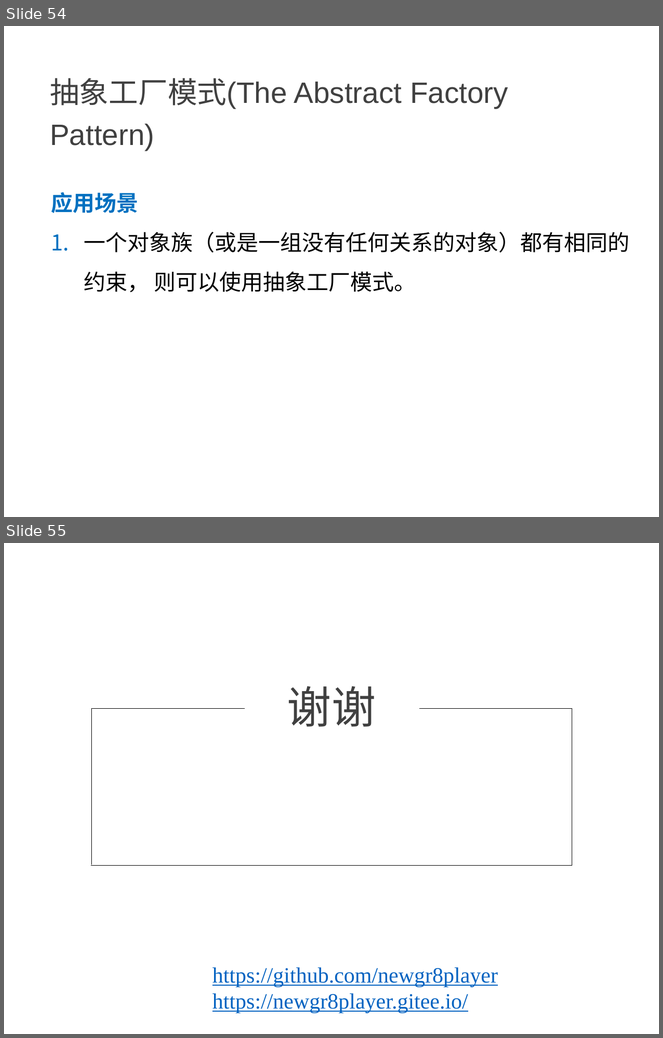
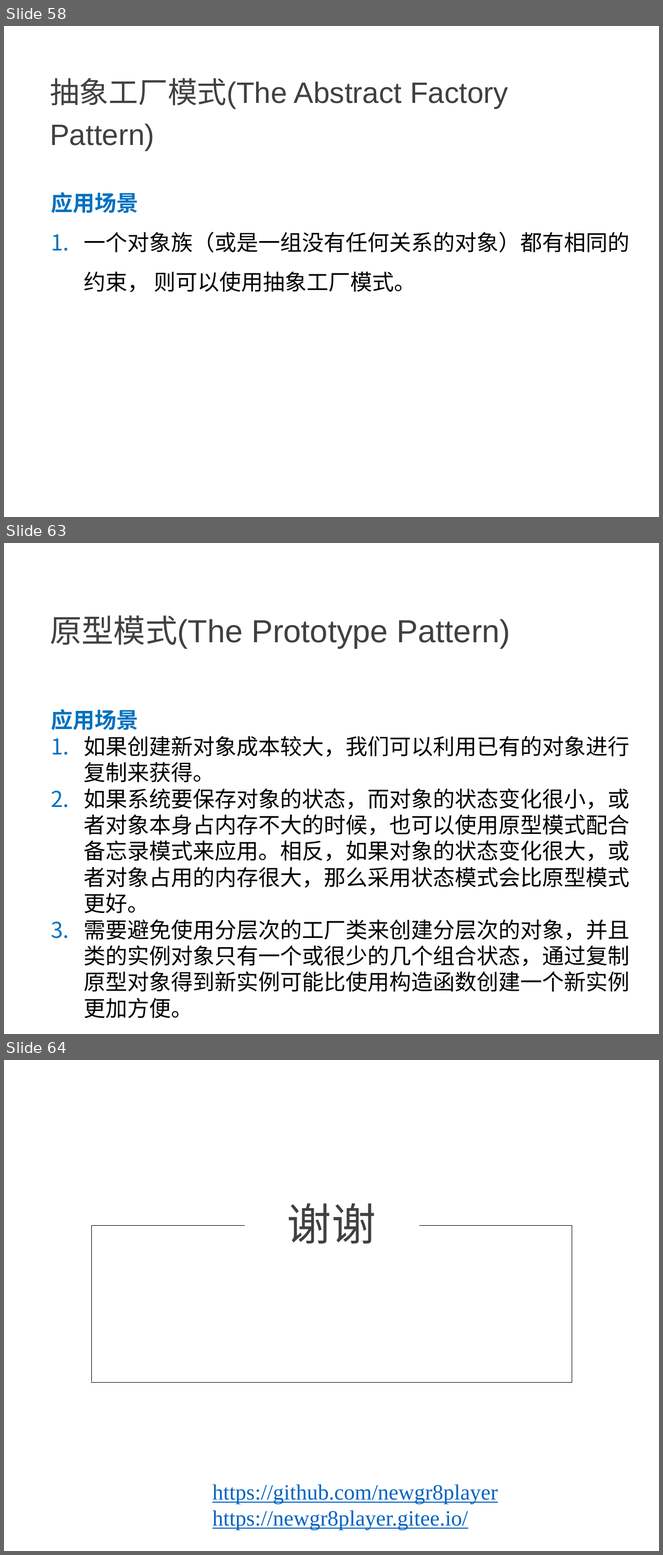
Before and after one commit to NewGr8Player/My-PPT, a slide deck: Design pattern/23种设计模式详解.pptx. Shown one above the other, each under a label of ours: slides 54 and 55 before the commit, slides 58, 63 and 64 after it; the slides between them are not shown. The pictures are 663x1038 and 663x1555 pixels, drawn with LibreOffice and Linux fonts; fonts in the diff are those of the drawing. Boxes give left, top, right and bottom in pixels: in the first picture for what was removed or moved away, otherwise in the second. Text is boxed around its words. In the diff, an @@ line names an element or a change of style, - is before the commit and + after.

Commit message:
Add 原型模式

```diff
--- a/Design pattern/23种设计模式详解.pptx
+++ b/Design pattern/23种设计模式详解.pptx
@@ slide 63 added at [4, 543, 659, 1034], background #FFFFFF @@
@@ text added at [50, 615, 510, 649], 35.1 pt, text #404040 @@
+原型模式(The Prototype Pattern)
@@ text added at [51, 709, 630, 1019], 24 pt, text #000000 @@
+应用场景
+1. 如果创建新对象成本较大，我们可以利用已有的对象进行复制来获得。
+2. 如果系统要保存对象的状态，而对象的状态变化很小，或者对象本身占内存不大的时候，也可以使用原型模式配合备忘录模式来应用。相反，如果对象的状态变化很大，或者对象占用的内存很大，那么采用状态模式会比原型模式更好。
+3. 需要避免使用分层次的工厂类来创建分层次的对象，并且类的实例对象只有一个或很少的几个组合状态，通过复制原型对象得到新实例可能比使用构造函数创建一个新实例更加方便。
@@ what was slide 54 is now slide 58 @@
@@ what was slide 55 is now slide 64 @@
```
Also in this commit, not shown: 8 other slides added.
